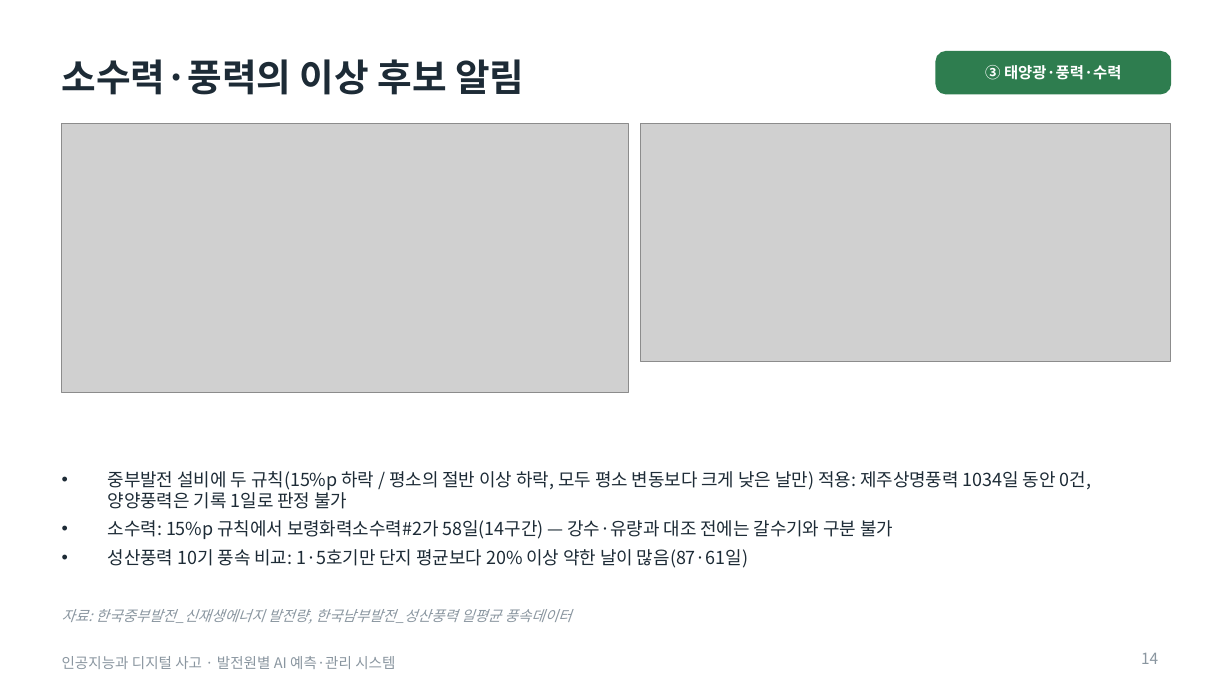
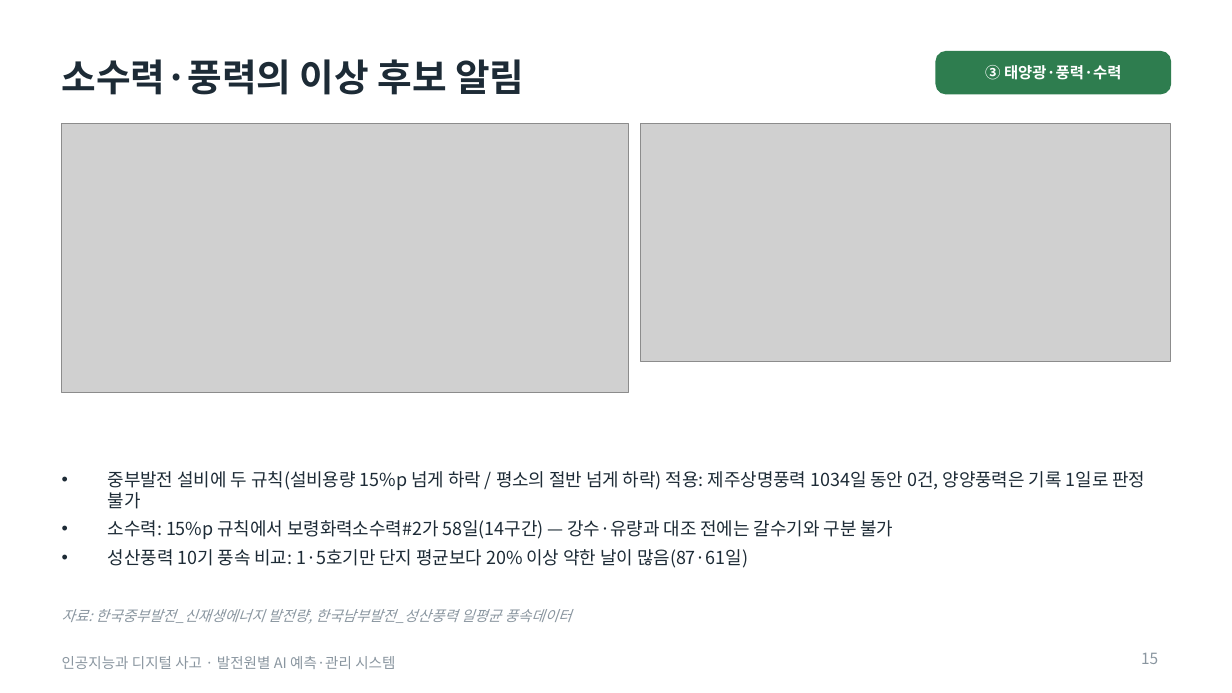
Before and after one commit to junseok7-cpu/hello, a slide deck: slide 15 of energy/report/발표자료_최종.pptx (slide 14 before the commit). Drawn at 1232x693 pixels with LibreOffice and Linux fonts; fonts in the diff are those of the drawing; grey boxes stand for pictures. Boxes give left, top, right and bottom in pixels: in the first picture for what was removed or moved away, otherwise in the second. Text is boxed around its words. In the diff, an @@ line names an element or a change of style, - is before the commit and + after.

```diff
--- a/energy/report/발표자료_최종.pptx
+++ b/energy/report/발표자료_최종.pptx
@@ text at [108,471,1146,509]: text changed @@
-• 중부발전 설비에 두 규칙(15%p 하락 / 평소의 절반 이상 하락, 모두 평소 변동보다 크게 낮은 날만) 적용: 제주상명풍력 1034일 동안 0건, 양양풍력은 기록 1일로 판정 불가
+• 중부발전 설비에 두 규칙(설비용량 15%p 넘게 하락 / 평소의 절반 넘게 하락) 적용: 제주상명풍력 1034일 동안 0건, 양양풍력은 기록 1일로 판정 불가
@@ page number at [1141,653,1158,664]: text changed @@
-14
+15
```
Also in this commit, not shown: 11 other slides changed, 3 slides added, 9 other files.
